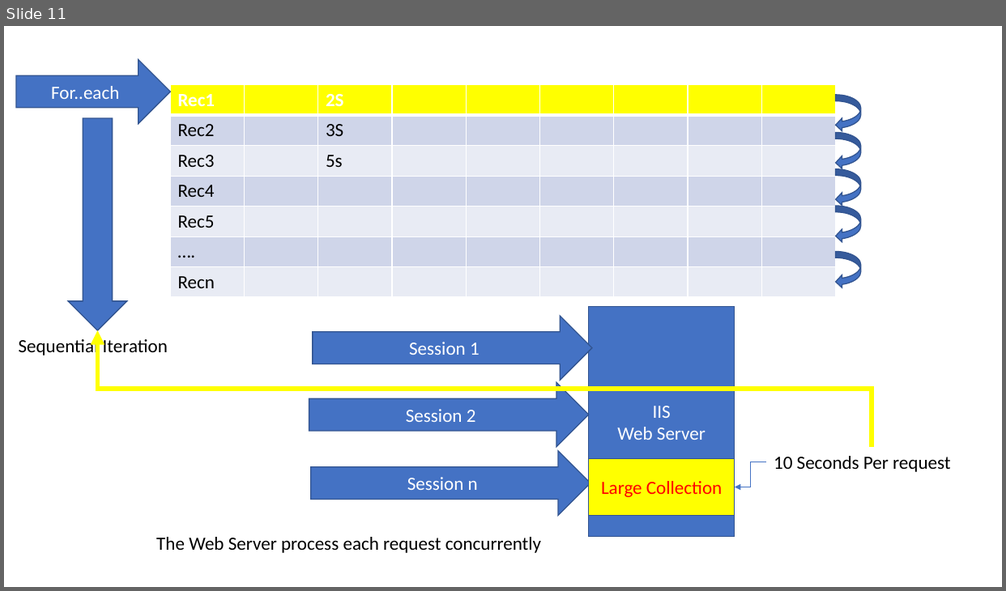
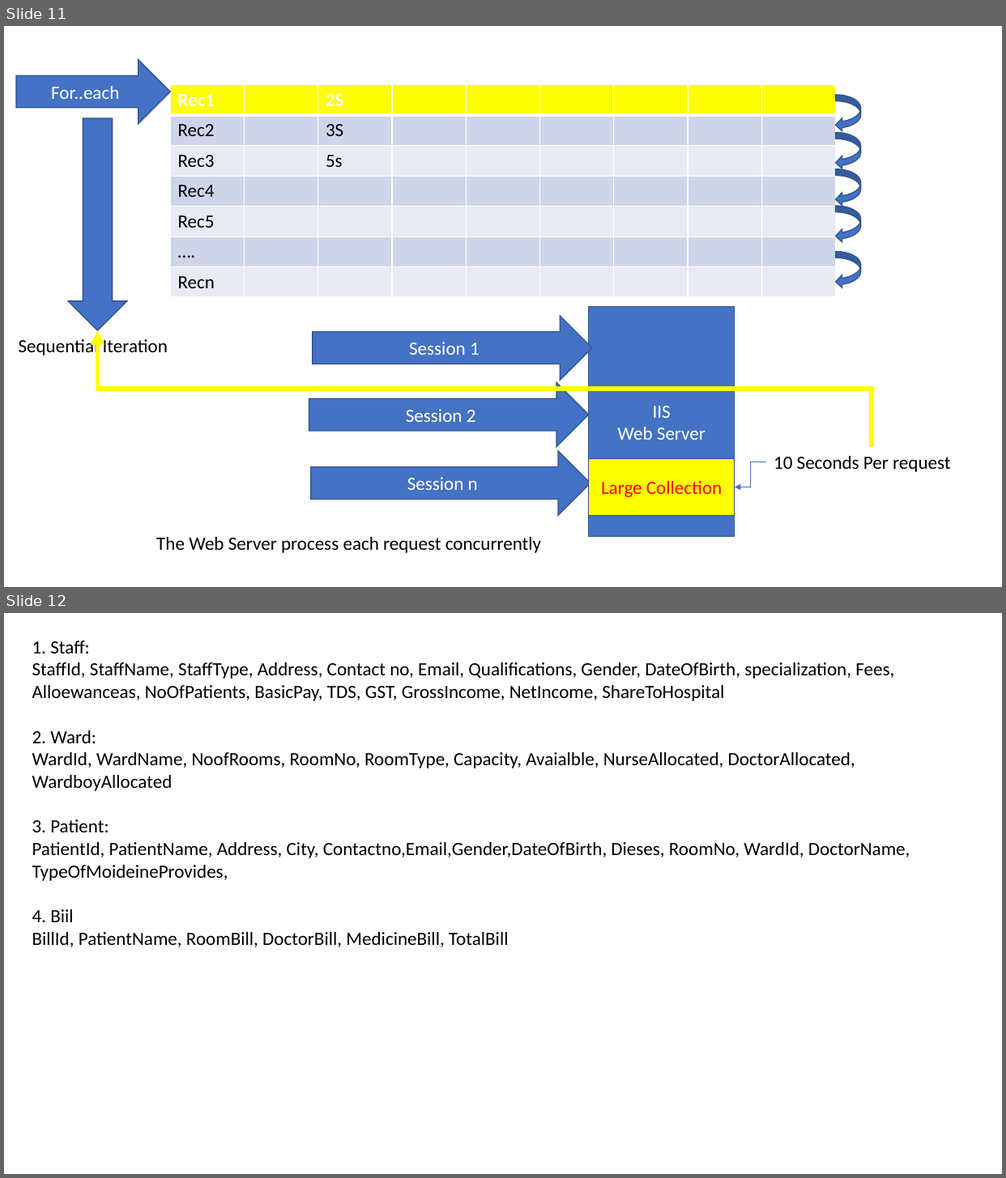
Before and after one commit to maheshsabnis/SimSept2002, a slide deck: Training_Images.pptx. Shown one above the other, each under a label of ours: slide 11 before the commit, slides 11 and 12 after it. The pictures are 1006x591 and 1006x1178 pixels, drawn with LibreOffice and Linux fonts; fonts in the diff are those of the drawing. Boxes give left, top, right and bottom in pixels: in the first picture for what was removed or moved away, otherwise in the second. Text is boxed around its words. In the diff, an @@ line names an element or a change of style, - is before the commit and + after.

```diff
--- a/Training_Images.pptx
+++ b/Training_Images.pptx
@@ slide 12 added at [4, 613, 1002, 1174], background #FFFFFF @@
@@ text added at [32, 641, 910, 948], 18 pt, text #000000 @@
+1. Staff:
+StaffId, StaffName, StaffType, Address, Contact no, Email, Qualifications, Gender, DateOfBirth, specialization, Fees, Alloewanceas, NoOfPatients, BasicPay, TDS, GST, GrossIncome, NetIncome, ShareToHospital
+2. Ward:
+WardId, WardName, NoofRooms, RoomNo, RoomType, Capacity, Avaialble, NurseAllocated, DoctorAllocated, WardboyAllocated
+3. Patient:
+PatientId, PatientName, Address, City, Contactno,Email,Gender,DateOfBirth, Dieses, RoomNo, WardId, DoctorName, TypeOfMoideineProvides,
+4. Biil
+BillId, PatientName, RoomBill, DoctorBill, MedicineBill, TotalBill
```
Also in this commit, not shown: 1 other slide added, 1 other file.
